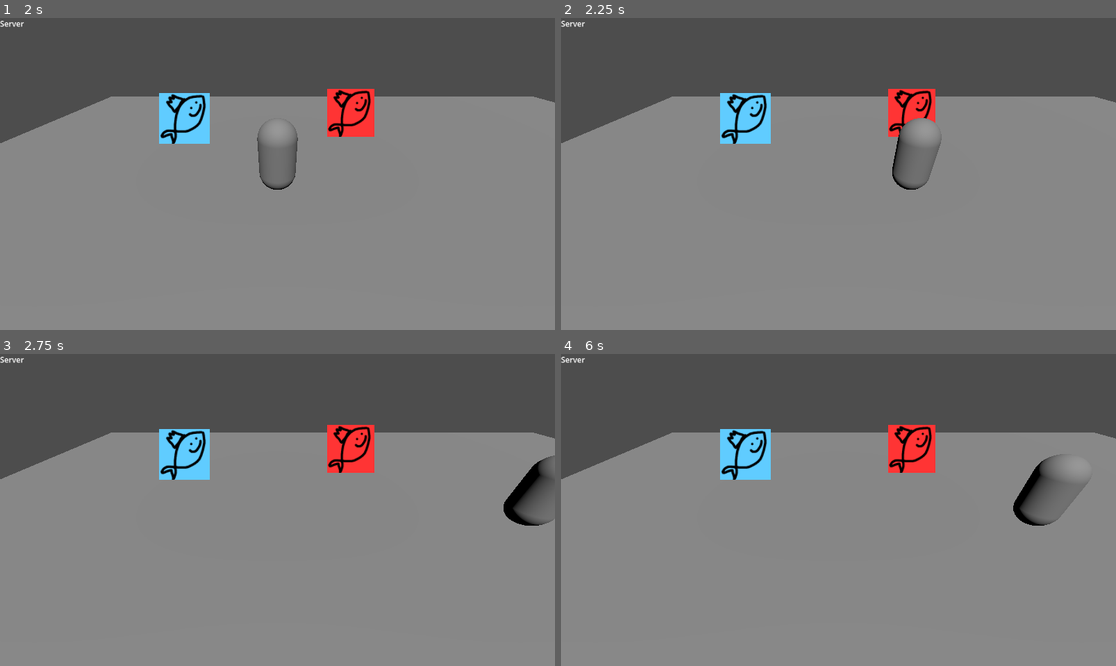
Above: before the commit, frames 1-4 (two rows, left to right).
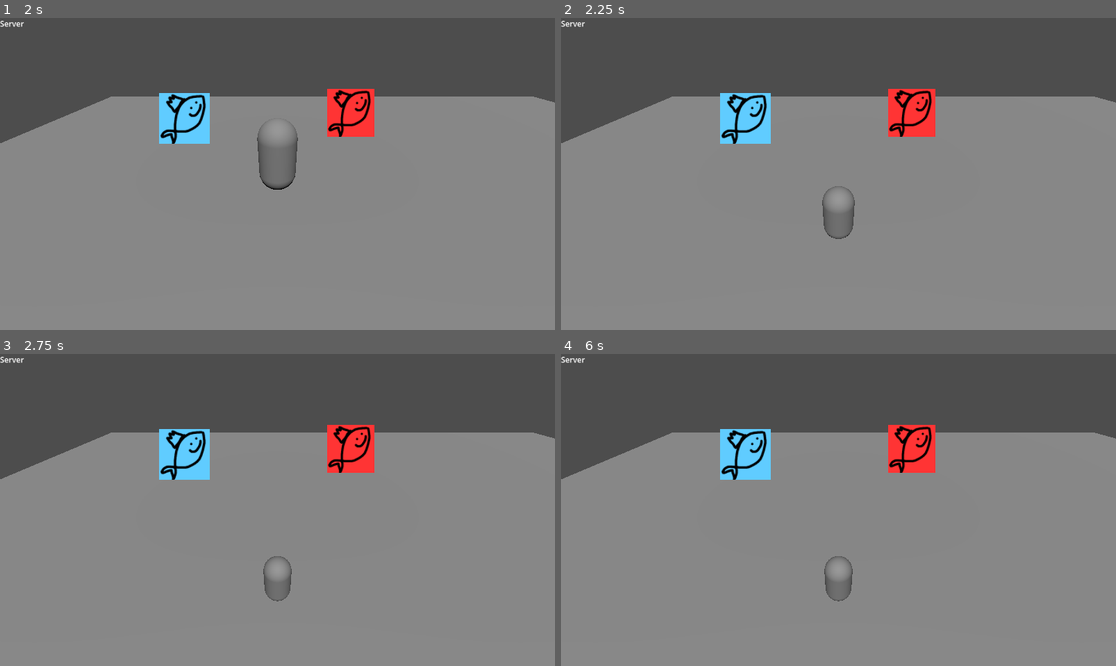
Above: after the commit, the same moments.

Repository: gmuGADIG/King-Fisher
Game: Godot game, scene res://ui/lobby_browser/lobby_browser.tscn
Same seed, same stepped clock (60 frames per second), same inputs: the game is played once before the commit and once after it.
Inputs (mouse positions are in pixels of both pictures, inside the frame that each line leads up to):
- Up to frame 1 (2 s): click (38, 323) at 0.52 s; type "Alex" at 0.6 s; click "Host" at 1.25 s
- Up to frame 2 (2.25 s): tap Enter at 2 s; move the mouse to (960, 158) at 2.02 s; hold D (move_right) from 2.03 s (still down); hold Tab (scoreboard) from 2.03 s (still down)
- Up to frame 3 (2.75 s): keep holding D (move_right); keep holding Tab (scoreboard)
- Up to frame 4 (6 s): move the mouse to (727, 525) at 2.77 s; release D (move_right) at 2.78 s; release Tab (scoreboard) at 2.78 s; hold S (move_down) 2.78-3.53 s; tap \ (print_players) at 2.85, 5.85 s; tap Tab (scoreboard) at 3.05, 4.55 s; tap Space at 3.5, 5 s; move the mouse to (894, 441) at 3.52 s; hold D (move_right) 3.53-4.28 s; hold Tab (scoreboard) 3.53-4.28 s; tap Enter at 4.25 s; move the mouse to (810, 572) at 4.27 s; hold W (move_up) 4.28-5.03 s; right-click (810, 572) at 4.35 s; move the mouse to (1005, 556) at 5.02 s; hold Tab (scoreboard) 5.03-5.78 s; hold A (move_left) from 5.03 s (still down); move the mouse to (672, 463) at 5.77 s

Frame 1 is identical in both runs. In frame 2, 1.5% of the frame differs, in the area x 47-69%, y 32-71%; in frame 3, 1.7%, in the area x 47-100%, y 32-80%; in frame 4, 1.7%.
Error before the commit: Invalid access to property or key 'ragdolled' on a base object of type 'CharacterBody3D (Player)'. (res://player/player_util.gd:41)

Commit message:
refactor and clean up ragdoll code a bit

Diff:
--- a/player/player.gd
+++ b/player/player.gd
@@ -4,25 +4,24 @@
 # Ragdoll
 @export_group("Scenes")
 @export var ragdoll : PackedScene
+@export var is_ragdolled := false
 
 @export_category("Variables")
 @export var speed := 10.
+
 var held_item: Item
-
 var last_pos : Vector3 = Vector3.ZERO
 
-var ply_util : PlayerUtil
-func _ready() -> void:
-	ply_util = PlayerUtil.new(self)
-	add_child(ply_util)
+@onready var rd_utils: RagdollUtils = %RagdollUtils
 
 func _process(_delta: float) -> void:
+	# don't move when being ragdolled.
+	# we are invisible, the ragdolling is doing all the movement
+	# TODO: update ragdoll code with player character and skeleton
+	if is_ragdolled: return
 	if not is_multiplayer_authority():
 		move_and_slide()
 		return
-
-	#Blocks input if player is ragdolled
-	if ply_util.is_ragdolled(): return
 
 	var input := Input.get_vector("move_left", "move_right", "move_up", "move_down")
 	velocity = Vector3(input.x,0,input.y) * speed
@@ -37,7 +36,7 @@
 func _input(event: InputEvent) -> void:
 	if not is_multiplayer_authority(): return
 	if event.is_action_pressed("scoreboard"):
-		ply_util.spawn_ragdoll.rpc(5)
+		rd_utils.spawn_ragdoll.rpc(5)
 	if event.is_action_pressed("print_players"):
 		Debug.print_players()
 	if event.is_action_pressed("use_item"):
--- a/player/player.tscn
+++ b/player/player.tscn
@@ -2,6 +2,7 @@
 
 [ext_resource type="Script" uid="uid://bx8rb13al7o7e" path="res://player/player.gd" id="1_onrkg"]
 [ext_resource type="PackedScene" uid="uid://cyptguwrplmqc" path="res://player/ragdoll.tscn" id="2_rkbax"]
+[ext_resource type="Script" uid="uid://bi2km4p68tb0m" path="res://player/ragdoll_utils.gd" id="3_g1dw6"]
 
 [sub_resource type="CapsuleMesh" id="CapsuleMesh_oul6g"]
 
@@ -29,3 +30,8 @@
 
 [node name="MultiplayerSynchronizer" type="MultiplayerSynchronizer" parent="." unique_id=1979522579]
 replication_config = SubResource("SceneReplicationConfig_onrkg")
+
+[node name="RagdollUtils" type="Node" parent="." unique_id=1212185737]
+unique_name_in_owner = true
+script = ExtResource("3_g1dw6")
+metadata/_custom_type_script = "uid://bi2km4p68tb0m"
--- a/player/player_util.gd
+++ /dev/null
@@ -1,49 +0,0 @@
-extends Node
-class_name PlayerUtil
-
-var player: Player
-
-#Ragdoll Related
-var ragdoll: PackedScene
-var ragdolled := false
-
-func _init(ply: Player) -> void:
-	player = ply
-	ragdoll = player.ragdoll
-
-@rpc("reliable", "call_local")
-func spawn_ragdoll(duration: float) -> void:
-	if player.is_ragdolled(): return
-	# Prep for ragdoll
-	player.set_ragdolled(true)
-
-	# Creates Ragdoll
-	var new_ragdoll: Ragdoll = ragdoll.instantiate()
-	player.add_sibling(new_ragdoll)
-	new_ragdoll.position = player.global_position
-	player.hide()
-
-	# Timer before resetting
-	await player.get_tree().create_timer(duration).timeout
-
-	var ragdoll_pos := new_ragdoll.global_position
-
-	# If player isn't on ground (water) then spawn at old position
-	if player.is_on_floor():
-		player.position = ragdoll_pos
-	# Doesn't have an else since the player's position doesn't update unless they are on the floor through the code above.
-
-	# Cleanup
-	new_ragdoll.queue_free()
-	player.show()
-	player.set_ragdolled(false)
-
-func is_ragdolled() -> bool: return player.ragdolled
-
-func set_ragdolled(val: bool) -> void: player.ragdolled = val
-
-func toggle_ragdoll() -> void: player.set_ragdolled(not player.is_ragdolled())
-
-# Todo: Make it so that the function checks if the player is on actual ground
-func is_valid_ground() -> bool:
-	return player.is_on_floor()
--- a/player/ragdoll.gd
+++ b/player/ragdoll.gd
@@ -1,13 +1,2 @@
 class_name Ragdoll
 extends RigidBody3D
-
-var model : MeshInstance3D
-
-# Called when the node enters the scene tree for the first time.
-func _ready() -> void:
-	pass # Replace with function body.
-
-
-# Called every frame. 'delta' is the elapsed time since the previous frame.
-func _process(delta: float) -> void:
-	pass
--- /dev/null
+++ b/player/ragdoll_utils.gd
@@ -0,0 +1,29 @@
+extends Node
+class_name RagdollUtils
+
+var player: Player
+
+func _ready() -> void:
+	assert(get_parent() is Player, "RagdollUtils needs to be a child of Player.")
+	player = get_parent()
+
+@rpc("reliable", "call_local")
+func spawn_ragdoll(duration: float) -> void:
+	if player.is_ragdolled: return
+	player.is_ragdolled = true
+
+	# Creates Ragdoll
+	var new_ragdoll: Ragdoll = player.ragdoll.instantiate()
+	player.add_sibling(new_ragdoll)
+	new_ragdoll.position = player.global_position
+	player.hide()
+
+	# Timer before resetting
+	await player.get_tree().create_timer(duration).timeout
+
+	# TODO: test for if the player entered water
+
+	# Cleanup
+	new_ragdoll.queue_free()
+	player.show()
+	player.is_ragdolled = false
Renamed: player/player_util.gd.uid -> player/ragdoll_utils.gd.uid
